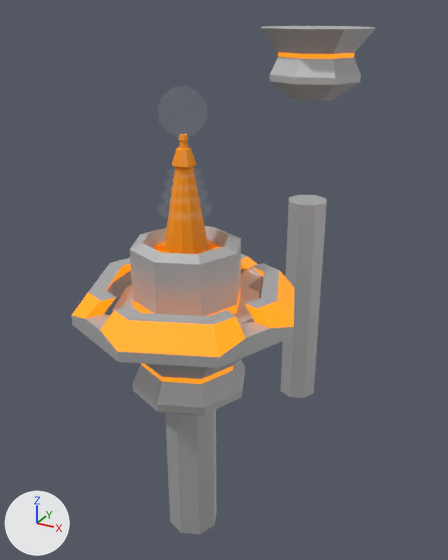
The FBX model Assets/models/towers/stlpvrch.fbx: old version first, new version second.
One viewpoint serves both versions: a 50 mm camera at (7.11, -11.22, 10.06) aimed at (-0.64, 2.87, 3.01). Arrows for +X, +Y and +Z are at lower left; the lights stay in place. Where no turn or scale is listed for an object, it has been applied to the vertices.

The scene before the commit, as lines of its bpy script (objects in view):
```python
me_circle = bpy.data.meshes.new('Circle')
me_circle.from_pydata(...)  # 304 vertices, 297 faces; spans x -2.74..2.66, y -2.68..2.72, z -3.0..5.26
# faces by material slot: [232, 65]
me_circle.materials.append(mat_material_001)  # light grey #cacaca
me_circle.materials.append(mat_material_002)  # orange #e76f00
me_circle_001 = bpy.data.meshes.new('Circle.001')
me_circle_001.from_pydata(...)  # 32 vertices, 17 faces; spans x -0.69..0.64, y -0.68..0.65, z -7.34..0.0
me_circle_001.materials.append(mat_material_001)  # light grey #cacaca
me_circle_003 = bpy.data.meshes.new('Circle.003')
me_circle_003.from_pydata(...)  # 96 vertices, 81 faces; spans x -1.83..1.74, y -1.76..1.81, z -2.04..0.0
# faces by material slot: [65, 16]
me_circle_003.materials.append(mat_material_001)  # light grey #cacaca
me_circle_003.materials.append(mat_material_002)  # orange #e76f00
me_torus_051 = bpy.data.meshes.new('Torus.051')
me_torus_051.from_pydata(...)  # 978 vertices, 1006 faces; spans x -0.78..0.75, y -0.73..0.76, z 0.0..3.68
# faces by material slot: [872, 134]
me_torus_051.materials.append(mat_biela)  # white #ffffff
me_torus_051.materials.append(mat_material_003)  # orange #ff9600
ob_circle = bpy.data.objects.new('Circle', me_circle)
ob_circle.location = (0.0, 0.0, 0.0)
ob_circle_001 = bpy.data.objects.new('Circle.001', me_circle_003)
ob_circle_001.location = (0.0, 7.48, 9.52)
ob_circle_002 = bpy.data.objects.new('Circle.002', me_circle_001)
ob_circle_002.location = (-0.02, 7.52, 4.25)
ob_torus_032 = bpy.data.objects.new('Torus.032', me_torus_051)
ob_torus_032.location = (-0.03, 0.0, 4.92)
```
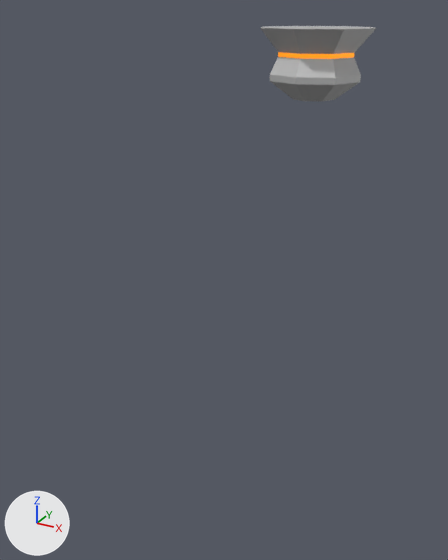
Edits to the bpy script that builds the scene:
```text
Remove ob_torus_032:
    ob_torus_032 = bpy.data.objects.new('Torus.032', me_torus_051)
    ob_torus_032.location = (-0.03, 0.0, 4.92)
Remove ob_circle:
    ob_circle = bpy.data.objects.new('Circle', me_circle)
    ob_circle.location = (0.0, 0.0, 0.0)
Remove ob_circle_002:
    ob_circle_002 = bpy.data.objects.new('Circle.002', me_circle_001)
    ob_circle_002.location = (-0.02, 7.52, 4.25)
```

What differs and where, as boxes (x1, y1, x2, y2) in the pictures (448 x 560 px):
'Circle', deleted: before (71, 226, 294, 534)
    faces in mat_material_001 (light grey #cacaca): (71, 226, 294, 534)
    faces in mat_material_002 (orange #e76f00): (72, 246, 294, 384)
'Circle.002', deleted: before (281, 195, 327, 398)
'Torus.032', deleted: before (154, 86, 217, 254)
    faces in mat_biela (white #ffffff): (158, 86, 212, 220)
    faces in mat_material_003 (orange #ff9600): (154, 137, 217, 254)
